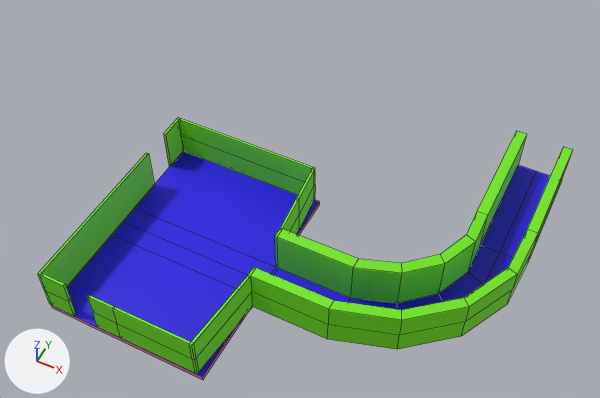
One commit to the Blender file Assets/Models/env/Level/Level2Office.blend: the scene before it, then after it.
Before and after are seen from a 50 mm camera at (-13.5, -29.7, 26.8) aimed at (-23.4, -9.9, 2.1). Lighting does not change. The marker at lower left points along +X, +Y and +Z. Mesh edges are drawn as thin lines.

The scene before the commit, as lines of its bpy script (objects in view):
```python
me_cube_001 = bpy.data.meshes.new('Cube.001')
me_cube_001.from_pydata(...)  # 214 vertices, 212 faces; spans x -29.3..-14.4, y -18.4..-3.0, z 0.7..3.6
# faces by material slot: [36, 154, 22]
me_cube_001.materials.append(mat_concrete)  # pink #e773c2
me_cube_001.materials.append(mat_introwalls)  # green #72e714
me_cube_001.materials.append(mat_introfloor)  # blue #1f00e7
ob_cube_001 = bpy.data.objects.new('Cube.001', me_cube_001)
ob_cube_001.location = (0.0, 0.0, 0.0)
```
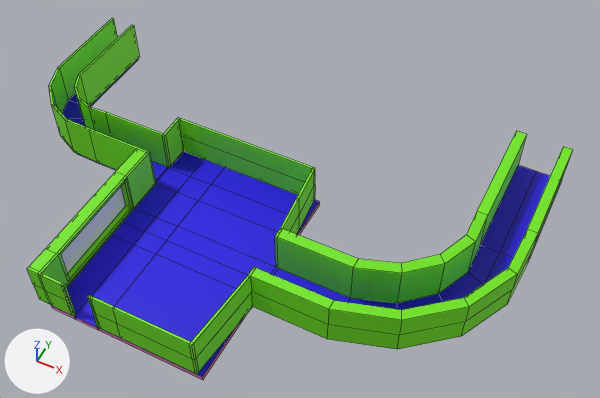
Where the change shows, as pixel boxes [x1, y1, x2, y2] in the pictures (600 x 398 px):
'Cube.001', reshaped (38% taller): before [38, 118, 573, 380]; after [27, 18, 573, 380]
part 1 of me_cube_001, built on: before [40, 134, 320, 380]; after [27, 18, 320, 380]

Patch to the scene script:
```diff
--- a/Assets/Models/env/Level/Level2Office.blend.py
+++ b/Assets/Models/env/Level/Level2Office.blend.py
@@ mat_glass @@
+mat_glass = principled_material('Glass')
+mat_glass.base_color = (0.8, 0.8, 0.8)  # white #e7e7e7
@@ me_cube_001 @@
 # used by ob_cube_001; location = (0.0, 0.0, 0.0)
-me_cube_001.from_pydata(...)  # 214 vertices, 212 faces; spans x -29.3..-14.4, y -18.4..-3.0, z 0.7..3.6
+me_cube_001.from_pydata(...)  # 396 vertices, 392 faces; spans x -35.6..-14.4, y -18.4..-3.0, z 0.7..3.6
+# me_cube_001 part 1
+# 32 faces are deleted
+# 82 vertices are added at x -35.2..-22.8, y -18.3..-9.0, z 1.6..3.6
+# 8 new vertices lie (-0.5, 0.0, 0.0) away from vertices in x -29.3, y -18.3..-18.2, z 1.8..3.6
+# 6 new vertices lie (1.0, 0.0, 0.0) away from vertices in x -29.2, y -14.6..-13.1, z 1.6..1.8
+# 6 new vertices lie (1.1, 0.0, 0.0) away from vertices in x -29.3..-28.2, y -18.3..-9.4, z 1.6..1.8
+# 8 new vertices lie (1.0, 0.0, 0.0) away from vertices in x -28.2..-28.1, y -18.3..-9.4, z 1.6..1.8
+# 6 new vertices lie (0.0, -1.2, 0.0) away from vertices in x -29.2..-27.1, y -9.4, z 1.6..1.8
+# 8 new vertices lie (0.0, -1.0, 0.0) away from vertices in x -29.3..-27.1, y -10.6, z 1.6..1.8
+# 8 new vertices lie (-2.7, 0.1, 0.0) away from vertices in x -29.3, y -11.7..-10.5, z 1.6..3.6
+# 6 new vertices lie (-0.8, -0.1, 0.0) away from vertices in x -32.0, y -10.5..-10.4, z 1.6..3.6
+# 6 new vertices lie (-0.9, 0.0, 0.0) away from vertices in x -26.2, y -18.3..-18.2, z 1.8..3.6
+# 6 new vertices lie (0.0, 0.9, 0.0) away from vertices in x -29.8..-29.2, y -18.2, z 1.8..3.6
+# 6 new vertices lie (0.0, 4.2, 0.0) away from vertices in x -29.8..-29.2, y -17.3, z 1.8..3.6
+# 6 new vertices lie (-0.4, 1.1, 0.0) away from vertices in x -35.2..-35.1, y -10.1, z 1.6..3.6
+# 6 new vertices lie (0.0, 4.0, 0.0) away from vertices in x -35.6..-35.5, y -9.0, z 1.6..3.6
+# 6 new vertices lie (0.0, 4.0, 0.0) away from vertices in x -34.5..-34.4, y -9.0, z 1.6..3.6
+# 8 new vertices lie (0.0, 0.0, 1.6) away from vertices in x -29.8..-29.2, y -17.2..-13.2, z 1.9
+# 45 new faces join them, mat_introfloor (blue #1f00e7)
+# 132 new faces join them, mat_introwalls (green #72e714)
+# 34 new faces join them, mat_concrete (pink #e773c2)
+# 1 new face joins them, mat_glass (white #e7e7e7)
 me_cube_001.materials.append(mat_concrete)
@@ me_cube_001 @@
 me_cube_001.materials.append(mat_introfloor)
+me_cube_001.materials.append(mat_glass)  # white #e7e7e7
```
